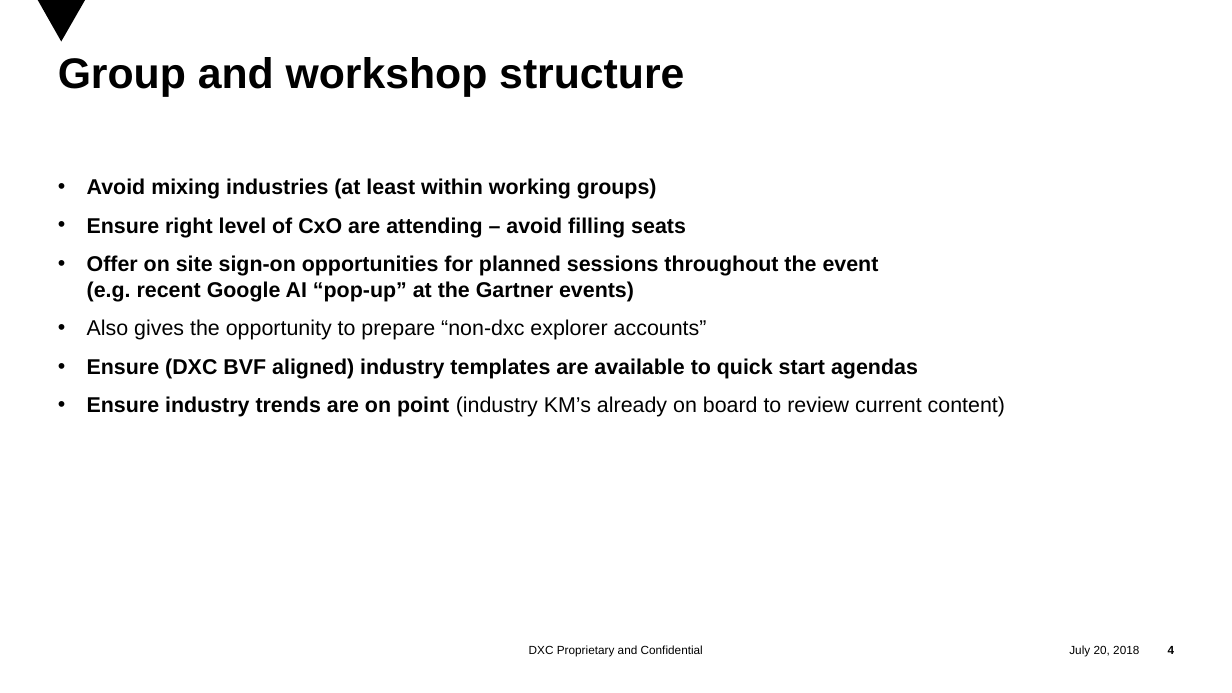
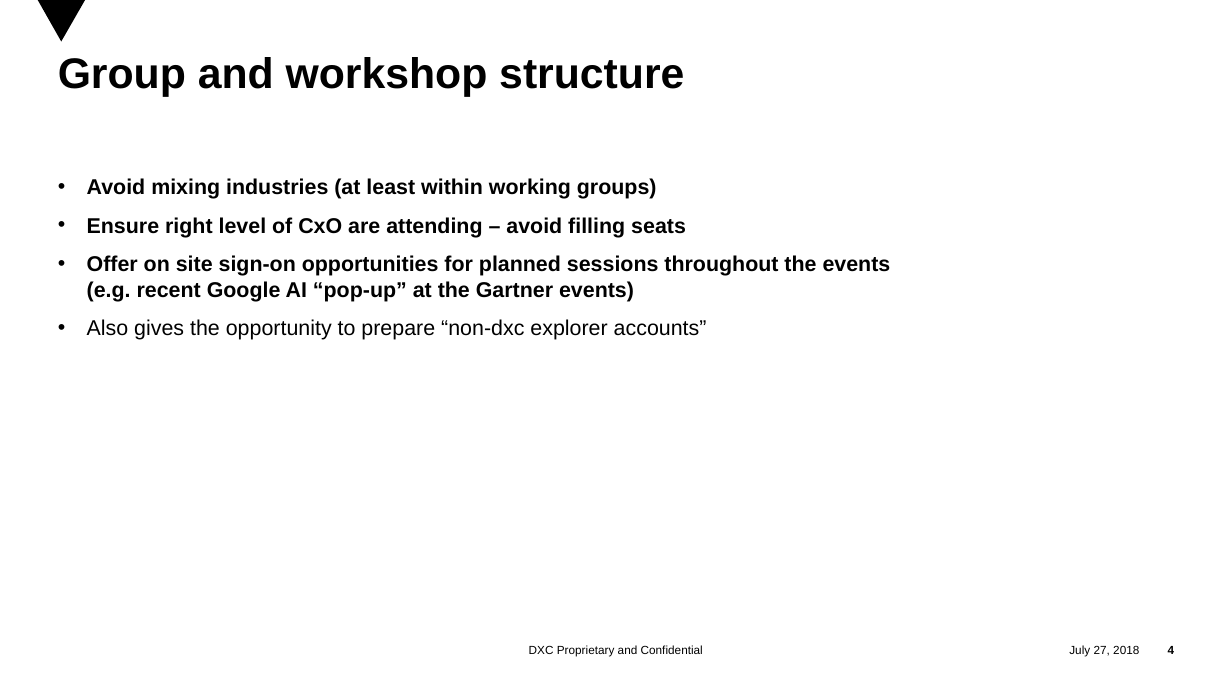
Before and after one commit to EnglishSid/DigitalExplorerDevNotes, a slide deck: slide 4 of Platform/EventsInstance/DXC Digital Roadmaps.pptx. Drawn at 1232x693 pixels with LibreOffice and Linux fonts; fonts in the diff are those of the drawing; background and template pictures are left out. Boxes give left, top, right and bottom in pixels: in the first picture for what was removed or moved away, otherwise in the second. Text is boxed around its words. In the diff, an @@ line names an element or a change of style, - is before the commit and + after.

```diff
--- a/Platform/EventsInstance/DXC Digital Roadmaps.pptx
+++ b/Platform/EventsInstance/DXC Digital Roadmaps.pptx
@@ text at [87, 255, 891, 302]: text changed @@
-• Offer on site sign-on opportunities for planned sessions throughout the event
-  (e.g. recent Google AI “pop-up” at the Gartner events)
+• Offer on site sign-on opportunities for planned sessions throughout the events
+  (e.g. recent Google AI “pop-up” at the Gartner events)
@@ text at [87, 358, 1005, 417]: paragraphs removed @@
-• Ensure (DXC BVF aligned) industry templates are available to quick start agendas
-• Ensure industry trends are on point (industry KM’s already on board to review current content)
@@ text at [1069, 645, 1139, 657]: text changed @@
-July 20, 2018
+July 27, 2018
```
Also in this commit, not shown: 6 other slides changed, 1 slide added, 13 other files.
